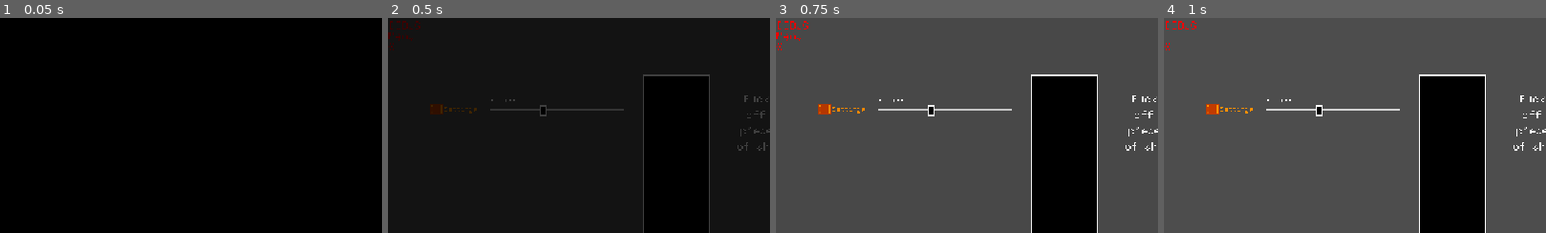
Above: before the commit, frames 1-4 (left to right).
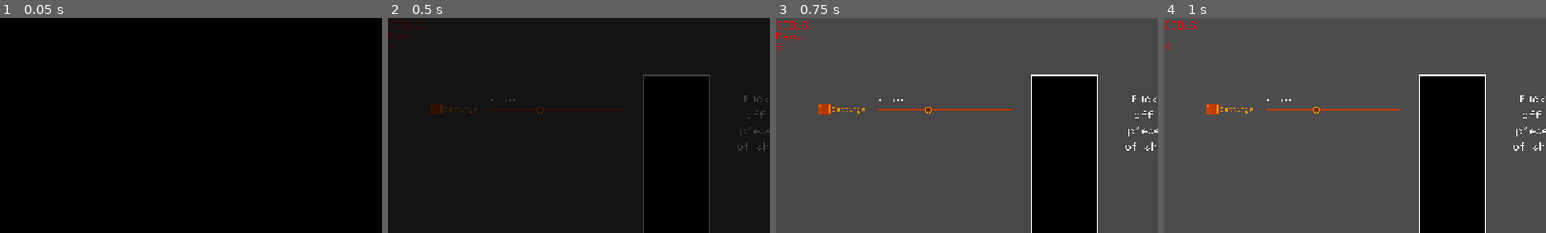
Above: after the commit, the same moments.

Repository: nylonswordsman/fangamesofar
Game: Godot game, scene res://main.tscn
Same seed, same stepped clock (60 frames per second), same inputs: the game is played once before the commit and once after it.
Inputs (mouse positions are % of the whole screen's width and height, from its top left):
- Up to frame 1 (0.05 s): no input
- Up to frame 2 (0.5 s): no input
- Up to frame 3 (0.75 s): move the mouse to (72, 45) at 0.52 s; hold K (GUIEditNBRight+) from 0.53 s (still down); hold A (A) from 0.53 s (still down)
- Up to frame 4 (1 s): keep holding K (GUIEditNBRight+); keep holding A (A)
The pictures show only the part of the screen within x 0-50%, y 0-50%; the shares and areas given below are measured in that part.

Frame 1 is identical in both runs. In frame 2, 0.4% of the frame differs, in the area x 26-62%, y 40-46%; in frame 3, 0.4%; in frame 4, 0.4%.

Commit message:
latest gui changes + folders

Diff:
--- a/Scripts/GUI/gui_master.gd
+++ b/Scripts/GUI/gui_master.gd
@@ -255,7 +255,7 @@
 					lastHover = element
 			"Slider":
 				var elRect:Rect2i = get_node(elements.get(element).get("path")).Rect
-				var SliderR:Rect2i = Rect2i(elRect.position+Vector2i(elRect.size.y,-7.5),Vector2i(8,15))
+				var SliderR:Rect2i = Rect2i(elRect.position+Vector2i(elRect.size.y-5,-5),Vector2i(10,10))
 				if SliderR.has_point(mousePosi):
 					if lastHover != element&&heldID!=element:sfx[0].play()
 					hoveredID = element
--- a/Scripts/GUI/gui_slider.gd
+++ b/Scripts/GUI/gui_slider.gd
@@ -16,9 +16,9 @@
 var held = false
 var animations = 0
 var hoverAnim = 0
-var colorAnim = 0
 var slideValue = 0
 var lastPos = 0
+var click = 0
 var offset:float
 var colorCurve:Curve = Curve.new()
 # Called when the node enters the scene tree for the first time.
@@ -46,26 +46,27 @@
 		if slideValue<=0:
 			master.sfx[2].play()
 			slideValue=15
+			click=6
 		slideValue -= abs(Rect.size.y - lastPos)
 		lastPos = Rect.size.y
 	else:slideValue = 0
 	if selected||held||animations>0:queue_redraw()
 	if selected||held:
 		animations = hoverAnim+1
-		if hoverAnim<8: hoverAnim+=1
-		else: colorAnim +=1
-		if colorAnim>30:colorAnim=0
+		if hoverAnim<12: hoverAnim+=1
 	else:
 		if hoverAnim>0:hoverAnim-=1
-		colorAnim = 0
-
+	if click>0:click-=1
 	pass
 
 func _draw() -> void:
 	draw_set_transform(Rect.position)
 	draw_string(master.font,Vector2i(0,-11),Text,1,-1,FontSize)
-	draw_line(Vector2(0,0),Vector2(Rect.size.x,0),Color.LIGHT_GRAY)
-	var r:Rect2i = Rect2i(-(hoverAnim/4)+Rect.size.y,-7.5-(hoverAnim/4),8+(hoverAnim/2),15+(hoverAnim/2))
-	draw_rect(r,Color.BLACK)
-	draw_rect(r,Color.WHITE,false,1)
-	draw_rect(Rect2i(Rect.size.y,-7.5,8,15),Color(1,1,1,colorCurve.sample(colorAnim/30.0)),false,1)
+	draw_line(Vector2(0,0),Vector2(Rect.size.x,0),master.SecondaryColor)
+	draw_circle(Vector2(Rect.size.y,0),5,master.BackgroundColor)
+	draw_circle(Vector2(Rect.size.y,0),4.5,master.PrimaryColor,false,1)
+	if selected||held:
+		draw_circle(Vector2(Rect.size.y,0),5,Color(Color.WHITE,\
+		master.FlashCurve.sample((hoverAnim/12.0)+(click/6.0))))
+		draw_circle(Vector2(Rect.size.y,0),4.5,Color(Color.BLACK,\
+		master.FlashCurve.sample((hoverAnim/12.0)+(click/6.0))),false,1)
